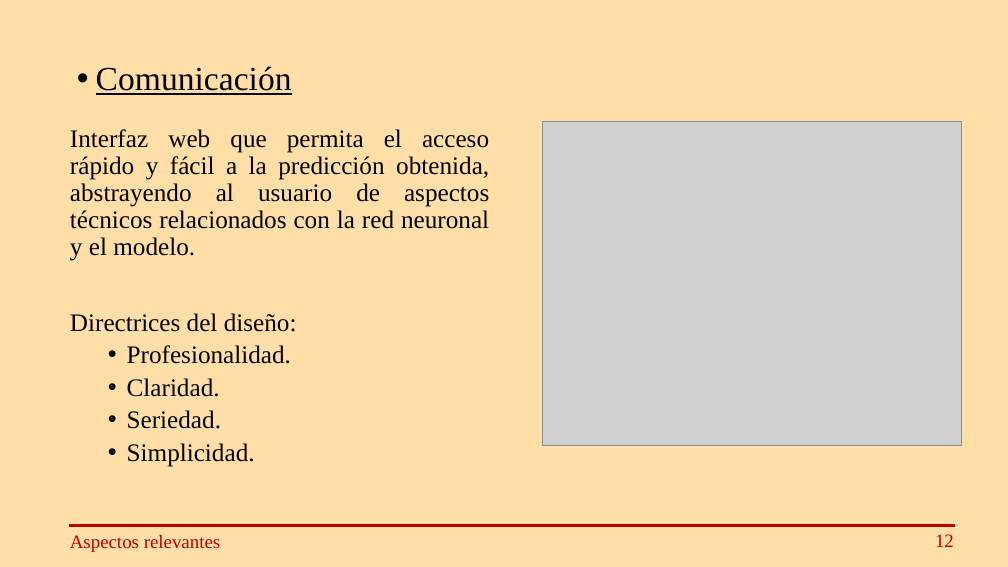
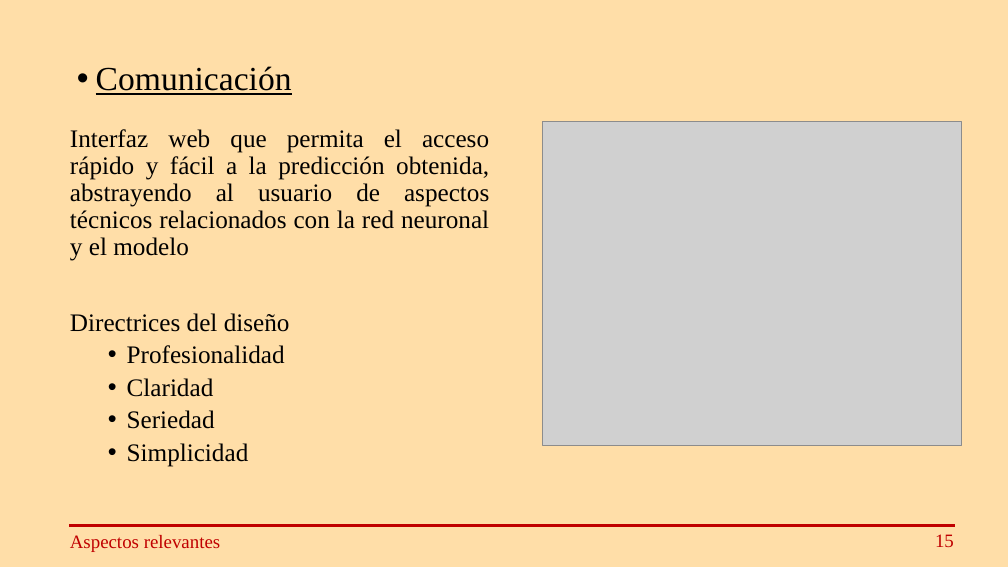
Before and after one commit to IsmaelMira/TFG, a slide deck: slide 17 of PresentacionTFG.pptx (slide 14 before the commit). Drawn at 1008x567 pixels with LibreOffice and Linux fonts; fonts in the diff are those of the drawing; grey boxes stand for pictures. Boxes give left, top, right and bottom in pixels: in the first picture for what was removed or moved away, otherwise in the second. Text is boxed around its words. In the diff, an @@ line names an element or a change of style, - is before the commit and + after.

```diff
--- a/PresentacionTFG.pptx
+++ b/PresentacionTFG.pptx
@@ text at <box>70,129,489,467</box>: text changed @@
-Interfaz web que permita el acceso rápido y fácil a la predicción obtenida, abstrayendo al usuario de aspectos técnicos relacionados con la red neuronal y el modelo.
-Directrices del diseño:
-  • Profesionalidad.
-  • Claridad.
-  • Seriedad.
-  • Simplicidad.
+Interfaz web que permita el acceso rápido y fácil a la predicción obtenida, abstrayendo al usuario de aspectos técnicos relacionados con la red neuronal y el modelo
+Directrices del diseño
+  • Profesionalidad
+  • Claridad
+  • Seriedad
+  • Simplicidad
@@ text at <box>935,534,954,547</box>: text changed @@
-12
+15
```
Also in this commit, not shown: 18 other slides changed, 5 slides added, 4 other files.
